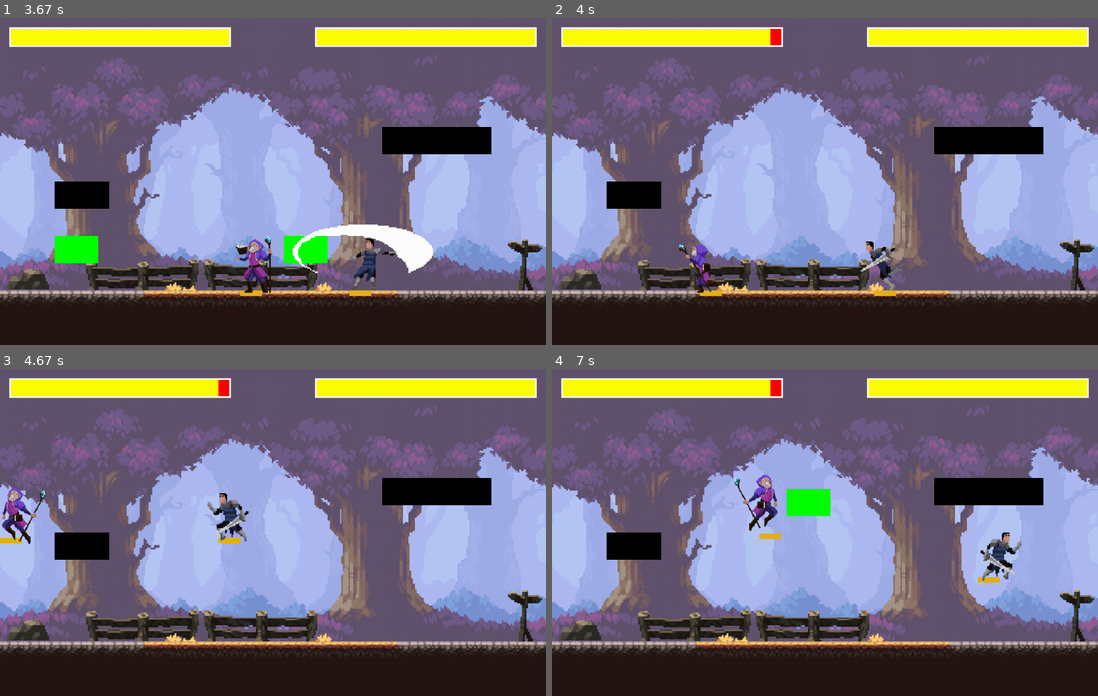
Above: before the commit, frames 1-4 (two rows, left to right).
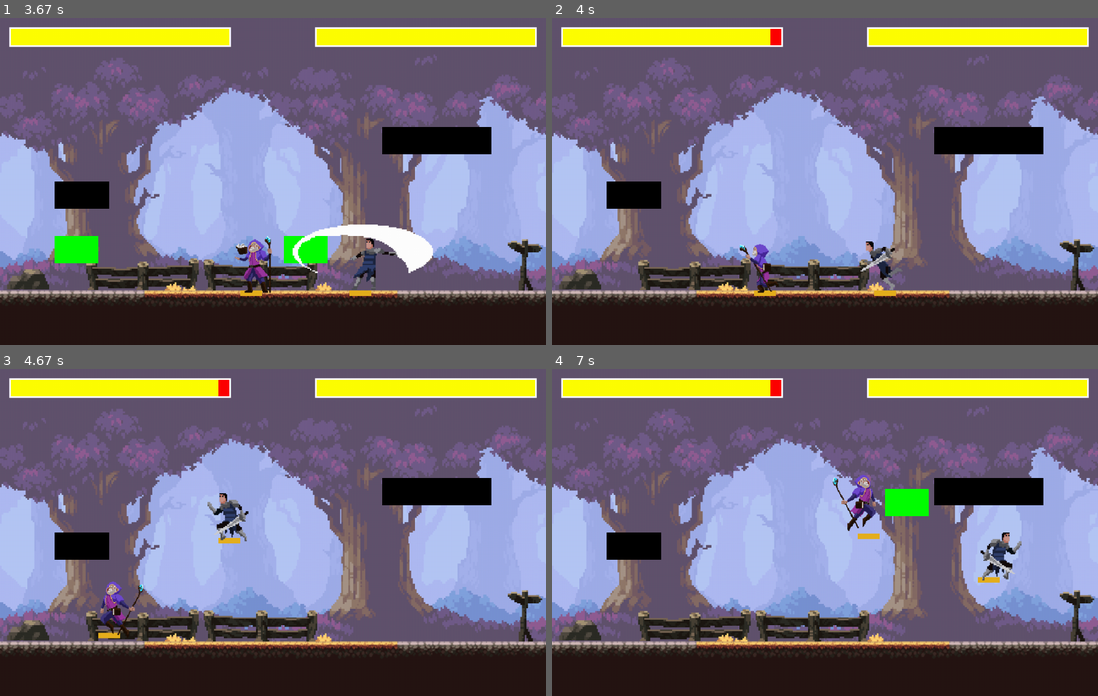
Above: after the commit, the same moments.

Repository: michaelc445/street-fighter-pygame
Game: pygame game, started from game/main.py
Same seed, same stepped clock (60 frames per second), same inputs: the game is played once before the commit and once after it.
Inputs (mouse positions are in pixels of both pictures, inside the frame that each line leads up to):
- Up to frame 1 (3.67 s): click "PLAY" at 0.38 s; click (251, 194) at 0.72 s; tap T at 1, 1.48, 2.82 s; hold Right 1.33-1.8 s; hold D 1.33-1.8 s; hold Up 1.83-2.13 s; hold W 1.83-2.13 s; hold Right 2.17-2.63 s; hold D 2.17-2.63 s; hold Left 2.67-3.2 s; hold A 2.67-3.2 s; tap M at 3.57 s
- Up to frame 2 (4 s): hold Left from 3.9 s (still down); hold A from 3.9 s (still down)
- Up to frame 3 (4.67 s): tap T at 4.05 s; release Left at 4.3 s; release A at 4.3 s; hold Up from 4.33 s (still down); hold W from 4.33 s (still down)
- Up to frame 4 (7 s): release Up at 4.7 s; release W at 4.7 s; hold Right 4.73-5.37 s; hold D 4.73-5.37 s; hold Left 5.8-6.27 s; hold A 5.8-6.27 s; hold Right 6.3-6.77 s; hold D 6.3-6.77 s; hold Up from 6.8 s (still down); hold W from 6.8 s (still down); tap T at 6.95 s

Frame 1 is identical in both runs. In frame 2, 0.8% of the frame differs, in the area x 23-42%, y 69-85%; in frame 3, 1.2%; in frame 4, 2.6%, in the area x 33-69%, y 32-53%.

Commit message:
-commented out lines which play background music, we must change the format of main.mp3 to wav in order for it to be compatible on all systems (a lot of people online have problems with mp3 files in pygame)
-changed how knockback is calculated, now works regardless of direction facing

Diff:
--- a/game/fighter.py
+++ b/game/fighter.py
@@ -190,7 +190,7 @@
                 self.attack_cooldown = 20
 
                 if attacking_rect.colliderect(target.rect) and not target.blocking:
-                    target.take_hit(damage, self)
+                    target.take_hit(damage, self.flip)
                     #target.hit = True
 
                 pygame.draw.rect(surface, (0, 255, 0), attacking_rect)
@@ -215,12 +215,12 @@
     def loadSprites(self):
         pass
 
-    def take_hit(self, damage, target):
+    def take_hit(self, damage, direction):
         self.hit = True
         self.hit_sound.play()
         self.health -= damage
         self.color = (255, 255, 255)
-        self.vel_x += (damage - 2 * damage * target.flip)
+        self.vel_x += (damage - 2 * damage * direction)
         self.vel_y -= damage
 
     def keybinds(self, player_controls, surface, target, speed):
@@ -279,8 +279,10 @@
 
     def grav(self, gravity):
         self.vel_y += gravity
-        if self.vel_x != 0:
-            self.vel_x += (0.5 - (1 * self.flip))
+        if self.vel_x > 0:
+            self.vel_x -= 0.5
+        if self.vel_x < 0:
+            self.vel_x += 0.5
         self.dy += self.vel_y
         self.dx += self.vel_x
 
--- a/game/main.py
+++ b/game/main.py
@@ -732,8 +732,8 @@
     menu_bg = pygame.image.load("assets/menu/main_menu_bg.png").convert_alpha()
 
     # use mixer to load music and sounds
-    mixer.music.load("assets/audio/main.mp3")
-    mixer.music.play(-1)
+    #mixer.music.load("assets/audio/main.mp3")
+    #mixer.music.play(-1)
     mixer.music.set_volume(0)
     punch_fx = mixer.Sound("assets/audio/punch.wav")
     projectile_fx = mixer.Sound("assets/audio/proj.wav")
--- a/game/projectile.py
+++ b/game/projectile.py
@@ -21,5 +21,5 @@
         self.rect.x += self.dx
         if self.rect.colliderect(target.rect):
             if not target.blocking:
-                target.take_hit(self.damage, self.owner)
+                target.take_hit(self.damage, self.owner.flip)
             self.exists = False
